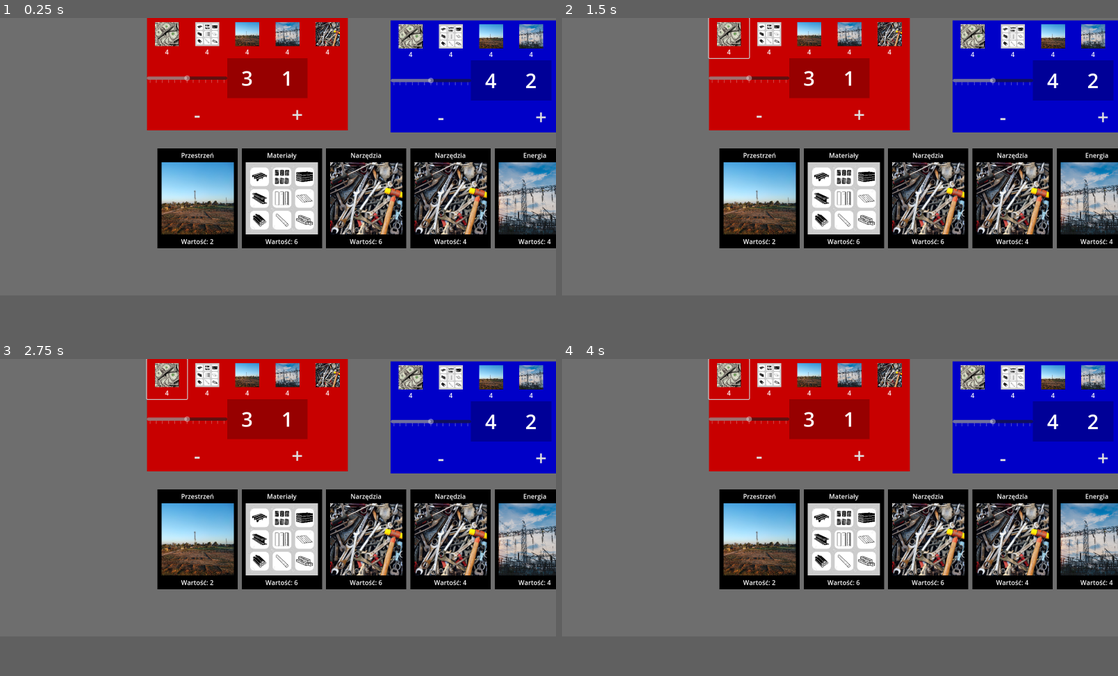
Above: before the commit, frames 1-4 (two rows, left to right).
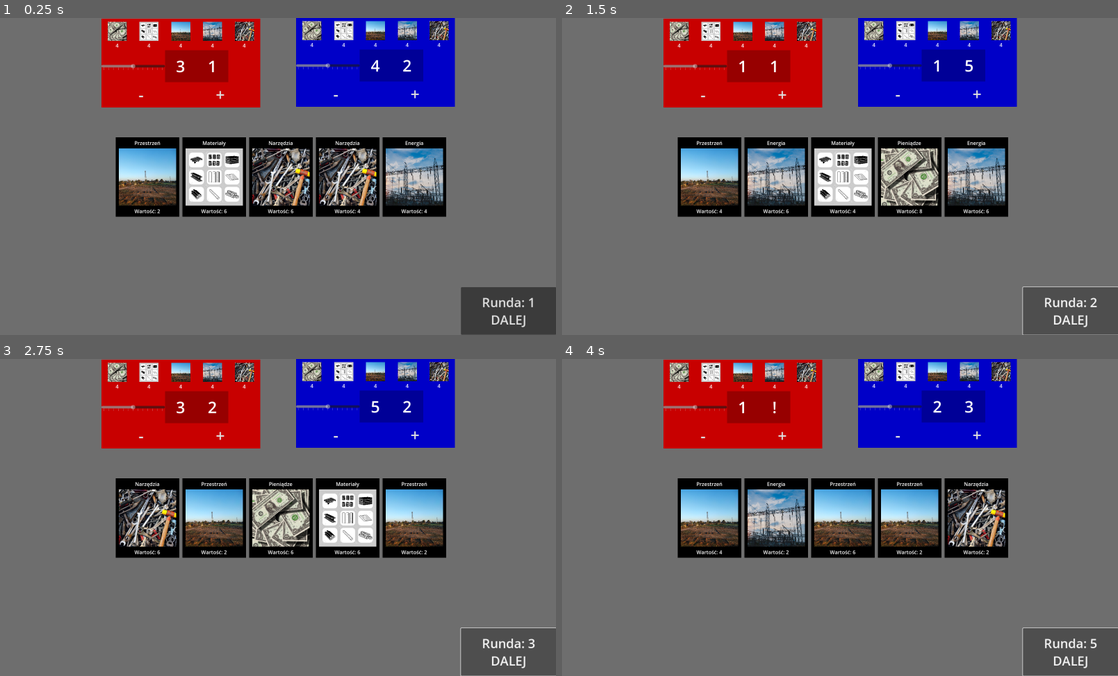
Above: after the commit, the same moments.

Repository: KonradKamilChwalowski/philanthropy-0.2
Game: Godot game, scene res://main_scenes/game_session_scene.tscn
Same seed, same stepped clock (60 frames per second), same inputs: the game is played once before the commit and once after it.
Inputs (mouse positions are in pixels of both pictures, inside the frame that each line leads up to):
- Up to frame 1 (0.25 s): no input
- Up to frame 2 (1.5 s): click "4" at 0.5 s; click (1067, 274) at 1.25 s, where only the run after the commit has a clickable "Runda: 1 DALEJ"
- Up to frame 3 (2.75 s): click (505, 615) at 2 s, where only the run after the commit has a clickable "Runda: 2 DALEJ"
- Up to frame 4 (4 s): click (1067, 615) at 2.75 s, where only the run after the commit has a clickable "Runda: 3 DALEJ"; click (1067, 615) at 3.5 s, where only the run after the commit has a clickable "Runda: 4 DALEJ"
In our replay, the window is 800x400 before the commit and 800x457 after it. These sizes can differ from the game's own. Grey fills any space a smaller window leaves; there, only what the larger window draws over its background counts as a difference.

The runs differ from the first frame. In frame 1, 50% of the frame differs, in the area x 18-100%, y 0-100%; in frame 2, 50%; in frame 3, 50%; in frame 4, 50%.

Commit message:
fix resolution

Diff:
--- a/main_scenes/game_session_scene.tscn
+++ b/main_scenes/game_session_scene.tscn
@@ -8,25 +8,27 @@
 script = ExtResource("1_buhs2")
 
 [node name="ColorRect" type="ColorRect" parent="."]
-custom_minimum_size = Vector2(1800, 900)
+custom_minimum_size = Vector2(2100, 1200)
 color = Color(0.43134022, 0.43134025, 0.43134025, 1)
 
 [node name="NewRoundButton" type="Button" parent="."]
 custom_minimum_size = Vector2(300, 150)
-offset_left = 1500.0
-offset_top = 750.0
-offset_right = 1800.0
-offset_bottom = 900.0
+offset_left = 1741.0
+offset_top = 1019.0
+offset_right = 2041.0
+offset_bottom = 1169.0
+scale = Vector2(1.2, 1.2)
 theme_override_font_sizes/font_size = 40
 text = "Runda: X
 DALEJ"
 
 [node name="CardsContainer" type="HBoxContainer" parent="."]
 custom_minimum_size = Vector2(1040, 250)
-offset_left = 392.0
-offset_top = 325.0
-offset_right = 1432.0
-offset_bottom = 575.0
+offset_left = 437.0
+offset_top = 452.0
+offset_right = 1477.0
+offset_bottom = 702.0
+scale = Vector2(1.2, 1.2)
 theme_override_constants/separation = 10
 
 [node name="ResourceCard0" parent="CardsContainer" instance=ExtResource("1_6fyyn")]
@@ -49,56 +51,57 @@
 anchors_preset = 0
 offset_right = 40.0
 offset_bottom = 40.0
+scale = Vector2(1.2, 1.2)
 
 [node name="PlayerInterface0" parent="PlayerInterfaces" instance=ExtResource("2_cu6fm")]
 layout_mode = 1
-offset_left = 366.0
-offset_right = 826.0
-offset_bottom = 160.0
+offset_left = 319.16666
+offset_top = 1.6666666
+offset_right = 779.1666
+offset_bottom = 161.66667
 player_color = Color(0.78431374, 0, 0, 1)
 
 [node name="PlayerInterface1" parent="PlayerInterfaces" instance=ExtResource("2_cu6fm")]
 layout_mode = 1
-offset_left = 973.0
-offset_top = 6.0
-offset_right = 1433.0
-offset_bottom = 166.0
+offset_left = 931.66656
+offset_right = 1391.6665
+offset_bottom = 160.0
 player_color = Color(0, 0, 0.78431374, 1)
 
 [node name="PlayerInterface2" parent="PlayerInterfaces" instance=ExtResource("2_cu6fm")]
 visible = false
 layout_mode = 1
-offset_left = 1795.0
-offset_top = 166.0
-offset_right = 2255.0
-offset_bottom = 326.0
+offset_left = 1750.0
+offset_top = 219.16666
+offset_right = 2210.0
+offset_bottom = 379.16666
 rotation = 1.5707964
 
 [node name="PlayerInterface3" parent="PlayerInterfaces" instance=ExtResource("2_cu6fm")]
 visible = false
 layout_mode = 1
-offset_left = 1477.0
-offset_top = 898.0
-offset_right = 1937.0
-offset_bottom = 1058.0
+offset_left = 1418.3334
+offset_top = 998.3331
+offset_right = 1878.3334
+offset_bottom = 1158.3331
 rotation = 3.1415927
 
 [node name="PlayerInterface4" parent="PlayerInterfaces" instance=ExtResource("2_cu6fm")]
 visible = false
 layout_mode = 1
-offset_left = 859.0
-offset_top = 901.0
-offset_right = 1319.0
-offset_bottom = 1061.0
+offset_left = 837.49994
+offset_top = 999.1666
+offset_right = 1297.5
+offset_bottom = 1159.1666
 rotation = 3.1415927
 
 [node name="PlayerInterface5" parent="PlayerInterfaces" instance=ExtResource("2_cu6fm")]
 visible = false
 layout_mode = 1
-offset_left = 3.0
-offset_top = 649.0
-offset_right = 463.0
-offset_bottom = 809.0
+offset_left = 0.833333
+offset_top = 743.3333
+offset_right = 460.83334
+offset_bottom = 903.3333
 rotation = 4.712389
 
 [connection signal="pressed" from="NewRoundButton" to="." method="_on_new_round_button_pressed"]
--- a/project.godot
+++ b/project.godot
@@ -22,9 +22,8 @@
 
 [display]
 
-window/size/viewport_width=1800
-window/size/viewport_height=900
-window/stretch/scale=1.3
+window/size/viewport_width=2100
+window/size/viewport_height=1200
 
 [rendering]
 
Not shown, removed: docs/index.apple-touch-icon.png.import
Not shown, removed: docs/index.icon.png.import
Not shown, removed: docs/index.png.import
Not shown, changed: docs/index.html
Not shown, changed: docs/index.pck
